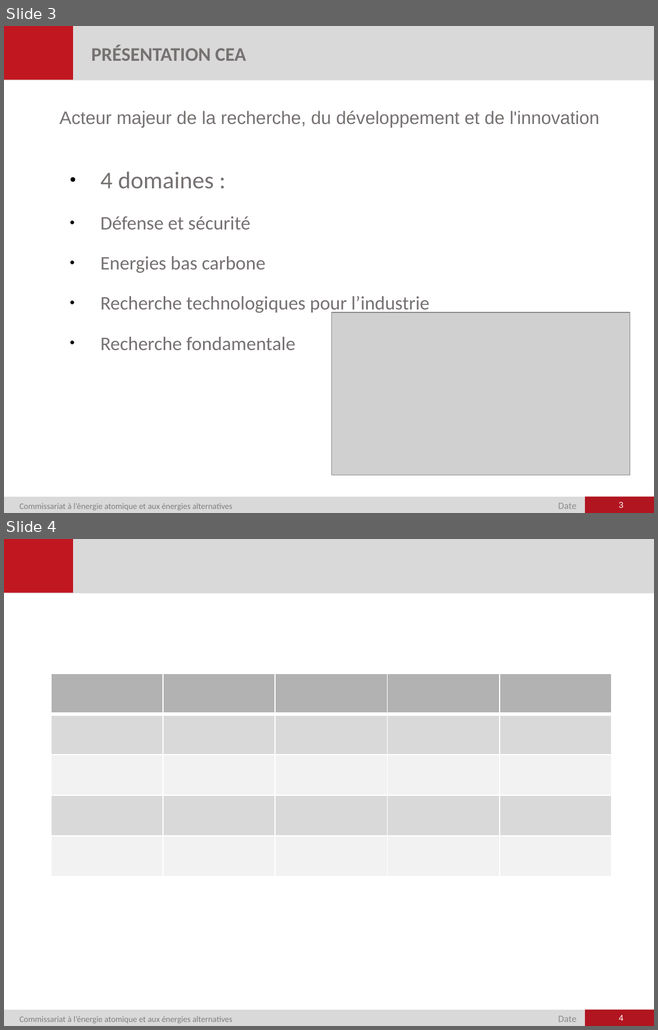
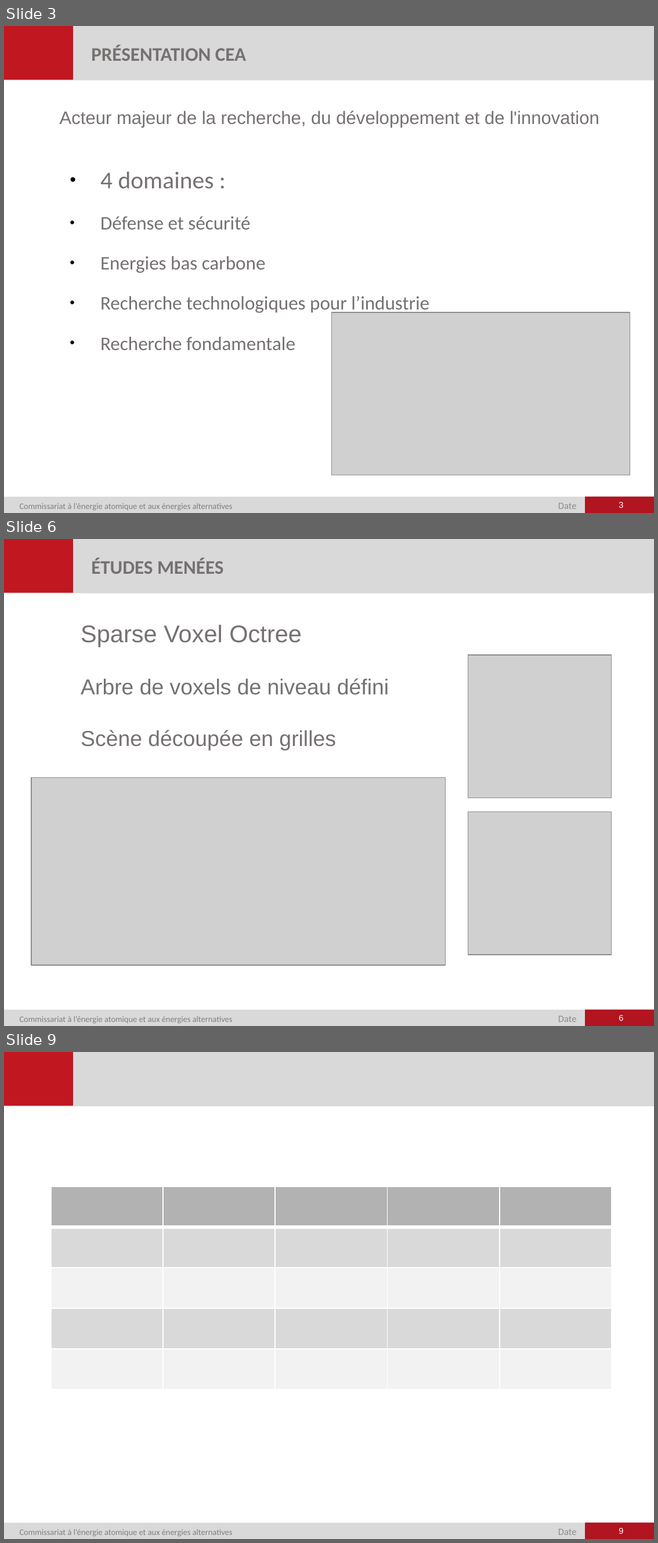
Before and after one commit to RocheAntoine/RapportStageM1, a slide deck: Présentation.pptx. Shown one above the other, each under a label of ours: slides 3 and 4 before the commit, slides 3, 6 and 9 after it; the slides between them are not shown. The pictures are 658x1030 and 658x1543 pixels, drawn with LibreOffice and Linux fonts; fonts in the diff are those of the drawing; grey boxes stand for pictures; background and template pictures are left out. Boxes give left, top, right and bottom in pixels: in the first picture for what was removed or moved away, otherwise in the second. Text is boxed around its words. In the diff, an @@ line names an element or a change of style, - is before the commit and + after.

Commit message:
Ajout slides dans la présentation, jusqu'aux études menées

```diff
--- a/Présentation.pptx
+++ b/Présentation.pptx
@@ slide 6 added at <box>4,539,654,1026</box>, background #FFFFFF; not listed: 6 template elements that a slide beside it also shows @@
@@ text added at <box>91,558,223,574</box>, 16 pt, text #767171, bold @@
+ÉTUDES MENÉES
@@ text added at <box>81,625,302,647</box>, 20 pt, text #767171 @@
+Sparse Voxel Octree
@@ picture added at <box>467,655,610,798</box> @@
@@ text added at <box>81,678,389,751</box>, 18 pt, text #767171 @@
+Arbre de voxels de niveau défini
+Scène découpée en grilles
@@ picture added at <box>31,778,445,966</box> @@
@@ picture added at <box>467,812,610,955</box> @@
@@ page number added at <box>618,1015,623,1021</box>, 7 pt, text #FFFFFF @@
+6
@@ what was slide 4 is now slide 9 @@
@@ page number at <box>618,1528,623,1534</box>: text changed @@
-4
+9
```
Also in this commit, not shown: 4 other slides added, 3 other files.
